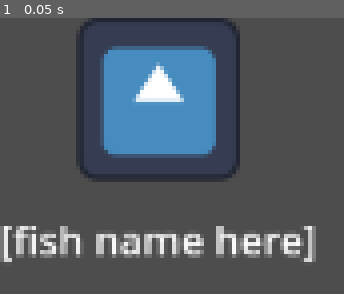
Above: before the commit, frame 1.
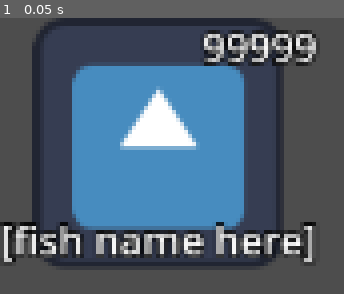
Above: after the commit, the same moment.

Repository: lolyay270/Mobile-Dev-Small
Game: Godot game, scene res://objects/collectable.tscn
Two runs of this game, one before a commit and one after it. Both use one fixed random seed, a clock stepped at 60 frames per second and the inputs below. This scene is started directly instead of the project's main scene. The engine's default icon, where the game draws it, is replaced by a stand-in: a white triangle on a blue panel in a dark square.
Inputs:
- Up to frame 1 (0.05 s): no input

The runs differ from the first frame. In frame 1, 44% of the frame differs, in the area x 0-92%, y 0-90%.

Commit message:
feat(collect): caught counter

Diff:
--- a/objects/collectable.tscn
+++ b/objects/collectable.tscn
@@ -1,15 +1,18 @@
-[gd_scene load_steps=3 format=3 uid="uid://b05jsafbt3667"]
+[gd_scene load_steps=5 format=3 uid="uid://b05jsafbt3667"]
 
 [ext_resource type="Script" uid="uid://djpt64f12xccq" path="res://scripts/UI elements/collectable.gd" id="1_5dljs"]
 [ext_resource type="Texture2D" uid="uid://dkh021bwgv0om" path="res://icon.svg" id="1_46kdt"]
+[ext_resource type="Theme" uid="uid://b054jbhmyfyjs" path="res://themes/collectableText.tres" id="3_bdmrf"]
 
-[node name="Collectable" type="VSplitContainer"]
+[sub_resource type="StyleBoxEmpty" id="StyleBoxEmpty_5dljs"]
+
+[node name="Collectable" type="PanelContainer"]
 custom_minimum_size = Vector2(100, 100)
 offset_right = 127.0
-offset_bottom = 35.0
+offset_bottom = 100.0
 size_flags_horizontal = 3
 size_flags_vertical = 3
-dragging_enabled = false
+theme_override_styles/panel = SubResource("StyleBoxEmpty_5dljs")
 script = ExtResource("1_5dljs")
 
 [node name="TextureRect" type="TextureRect" parent="."]
@@ -19,11 +22,19 @@
 expand_mode = 2
 stretch_mode = 5
 
-[node name="Label" type="Label" parent="."]
+[node name="name" type="Label" parent="."]
 layout_mode = 2
 size_flags_vertical = 8
+theme = ExtResource("3_bdmrf")
 text = "[fish name here]"
 horizontal_alignment = 1
 vertical_alignment = 1
 
+[node name="collected" type="Label" parent="."]
+layout_mode = 2
+size_flags_vertical = 0
+theme = ExtResource("3_bdmrf")
+text = "99999"
+horizontal_alignment = 2
+
 [node name="stats" type="Node" parent="."]
--- a/scripts/UI elements/collectable.gd
+++ b/scripts/UI elements/collectable.gd
@@ -1,16 +1,19 @@
-extends VSplitContainer
+extends PanelContainer
 
 @onready var sprite: TextureRect = $TextureRect
-@onready var fishName: Label = $Label
+@onready var fishName: Label = $name
+@onready var collectedCounter: Label = $collected
 @onready var stats: ObjectStats =  $stats.get_script()
 
 func setStats(res: Resource):
 	stats = res
 
 	# only if discovered, show full info
-	if GameManager.discovered.get(stats.name) == true:
+	if GameManager.discovered.get(stats.name) > 0:
 		sprite.texture = stats.sprite
 		fishName.text = stats.name
+		collectedCounter.text = str(roundi(GameManager.discovered.get(stats.name))) + " caught"
 	else:
 		sprite.texture = stats.silhouette
 		fishName.text = "???"
+		collectedCounter.hide()
--- a/scripts/gameManager.gd
+++ b/scripts/gameManager.gd
@@ -61,6 +61,6 @@
 
 func setupObjDiscoveries():
 	for obj in fishResources:
-		discovered[obj.name] = false
+		discovered[obj.name] = 0
 
-	discovered["Rock"] = false
+	discovered["Rock"] = 0
--- a/scripts/net.gd
+++ b/scripts/net.gd
@@ -25,10 +25,10 @@
 			scoreManager.UpdateScore(object.stats.scoreIncrease)
 
 		# save that the obj has been collected
-		if GameManager.discovered.get(object.stats.name) == false:
-			GameManager.discovered.set(object.stats.name, true)
+		var currCount: int = GameManager.discovered.get(object.stats.name)
+		GameManager.discovered.set(object.stats.name, currCount + 1)
 
-			SaveData.save_game()
+		SaveData.save_game()
 
 		object.queue_free()
 
--- /dev/null
+++ b/themes/collectableText.tres
@@ -0,0 +1,5 @@
+[gd_resource type="Theme" format=3 uid="uid://b054jbhmyfyjs"]
+
+[resource]
+Label/colors/font_outline_color = Color(0, 0, 0, 1)
+Label/constants/outline_size = 4
